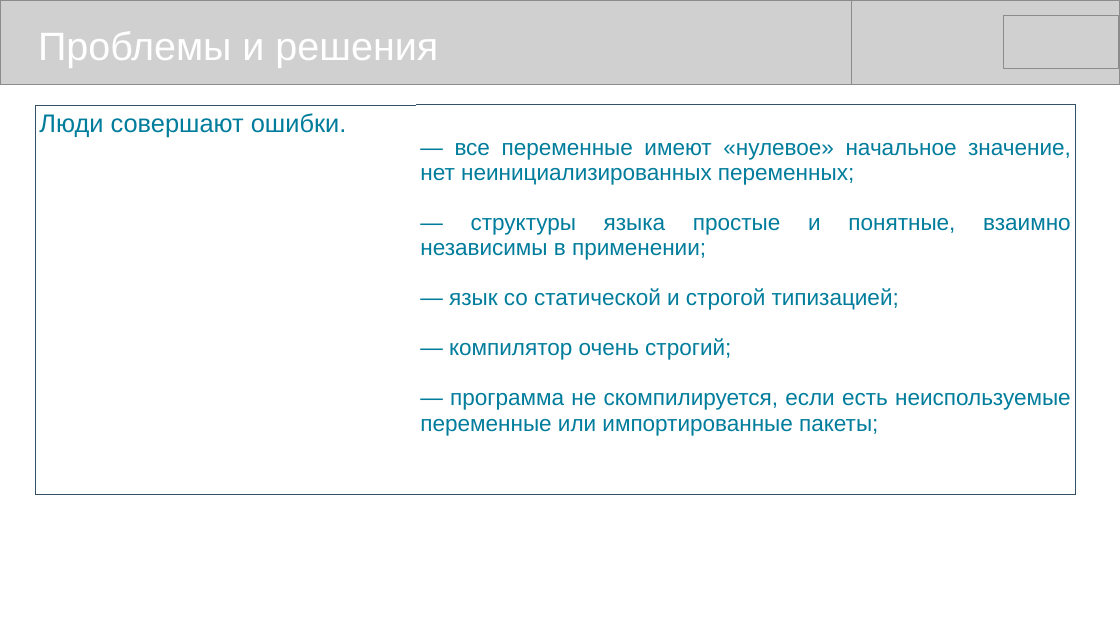
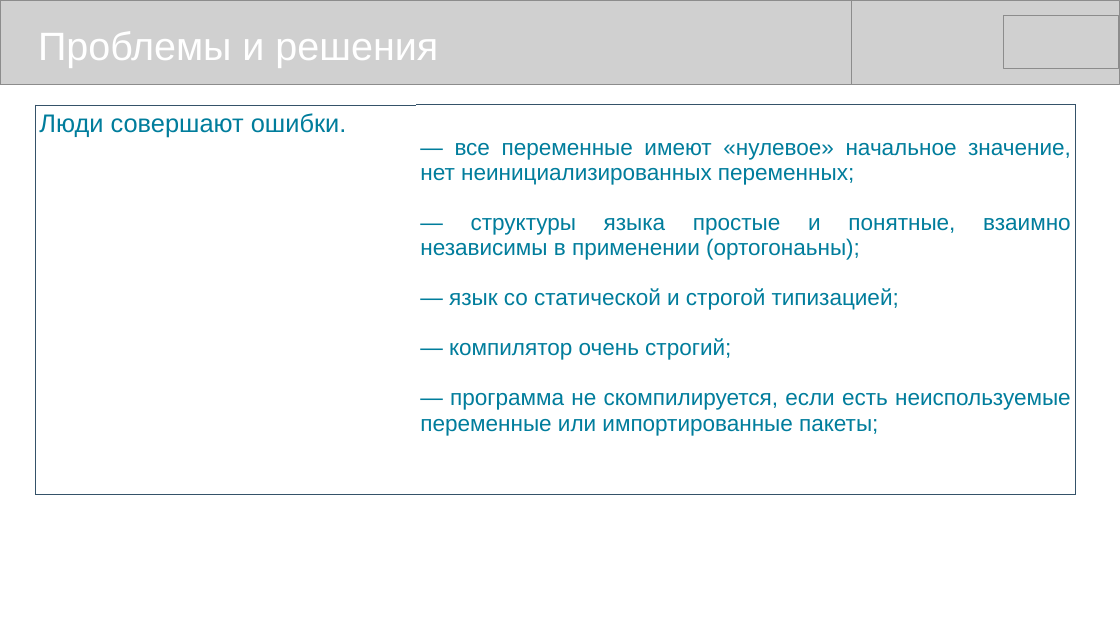
Before and after one commit to mike-shock/Go_language, a slide deck: slide 5 of view/Go_View.odp (slide 4 before the commit). Drawn at 1120x630 pixels with LibreOffice and Linux fonts; fonts in the diff are those of the drawing; grey boxes stand for pictures. Boxes give left, top, right and bottom in pixels: in the first picture for what was removed or moved away, otherwise in the second. Text is boxed around its words. In the diff, an @@ line names an element or a change of style, - is before the commit and + after.

```diff
--- a/view/Go_View.odp
+++ b/view/Go_View.odp
@@ table at <box>36,105,1076,463</box> @@
-row 1, column 2: — все переменные имеют «нулевое» начальное значение, нет неинициализированных переменных; / — структуры языка простые и понятные, взаимно независимы в применении; / — язык со статической и строгой типизацией; / — компилятор очень строгий; / — программа не скомпилируется, если есть неиспользуемые переменные или импортированные пакеты;
+row 1, column 2: — все переменные имеют «нулевое» начальное значение, нет неинициализированных переменных; / — структуры языка простые и понятные, взаимно независимы в применении (ортогонаьны); / — язык со статической и строгой типизацией; / — компилятор очень строгий; / — программа не скомпилируется, если есть неиспользуемые переменные или импортированные пакеты;
```
Also in this commit, not shown: 7 other slides changed, 2 other files.
